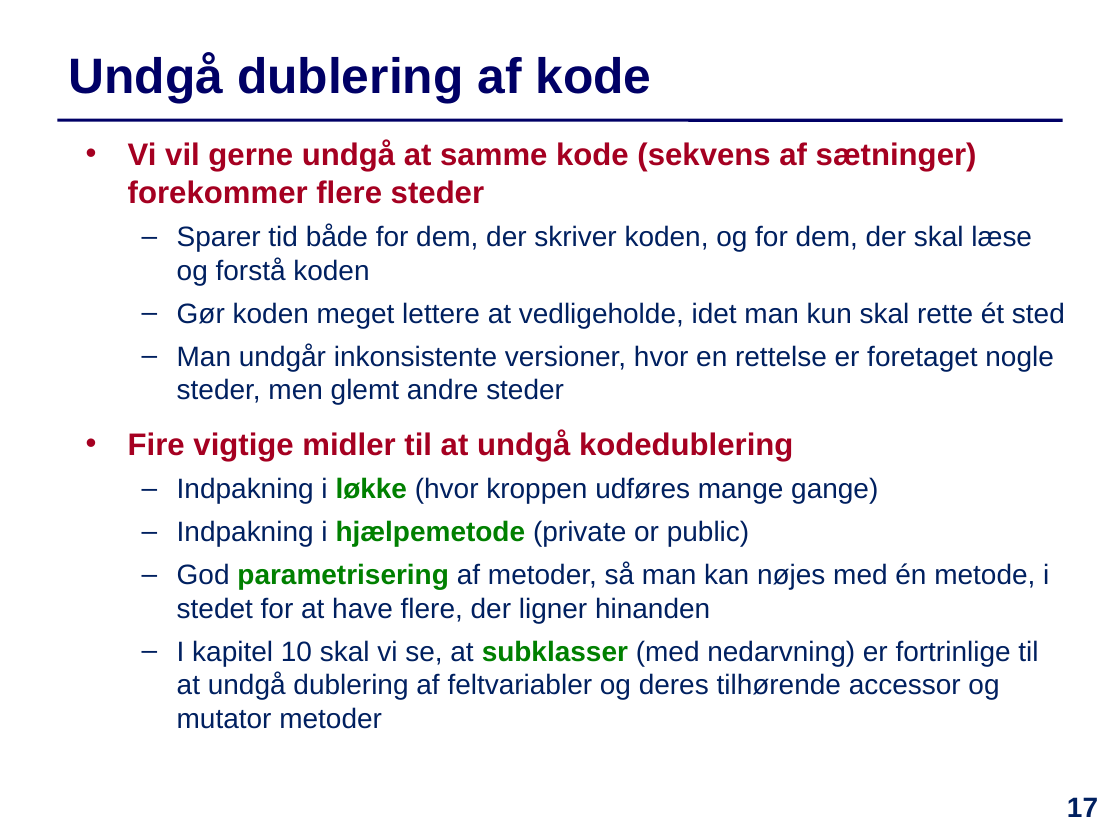
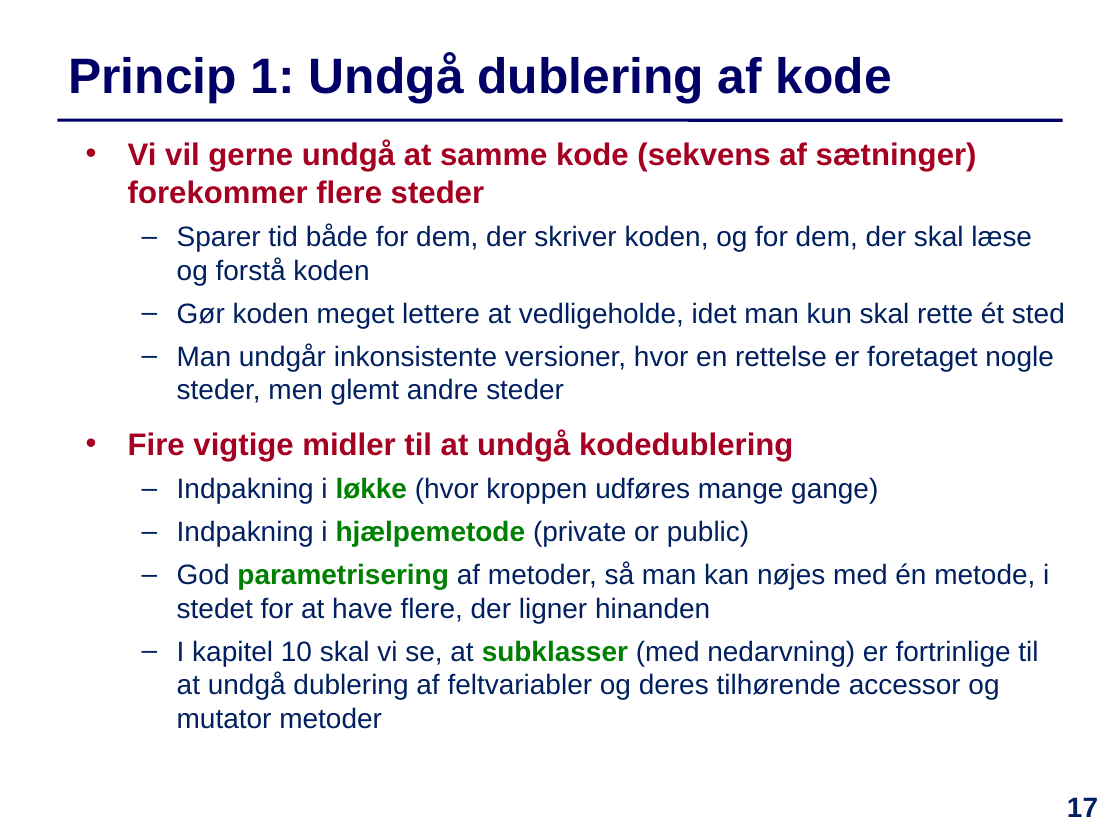
Before and after one commit to IntProgAU/Materiale, a slide deck: slide 17 of web/e24/uge_9/Slides-Uge9.pptx. Drawn at 1120x840 pixels with LibreOffice and Linux fonts; fonts in the diff are those of the drawing. Boxes give left, top, right and bottom in pixels: in the first picture for what was removed or moved away, otherwise in the second. Text is boxed around its words. In the diff, an @@ line names an element or a change of style, - is before the commit and + after.

```diff
--- a/web/e24/uge_9/Slides-Uge9.pptx
+++ b/web/e24/uge_9/Slides-Uge9.pptx
@@ title at <box>68,54,892,104</box>: text changed @@
-  Undgå dublering af kode
+  Princip 1: Undgå dublering af kode
```
Also in this commit, not shown: 9 other slides changed, 1 other file.
